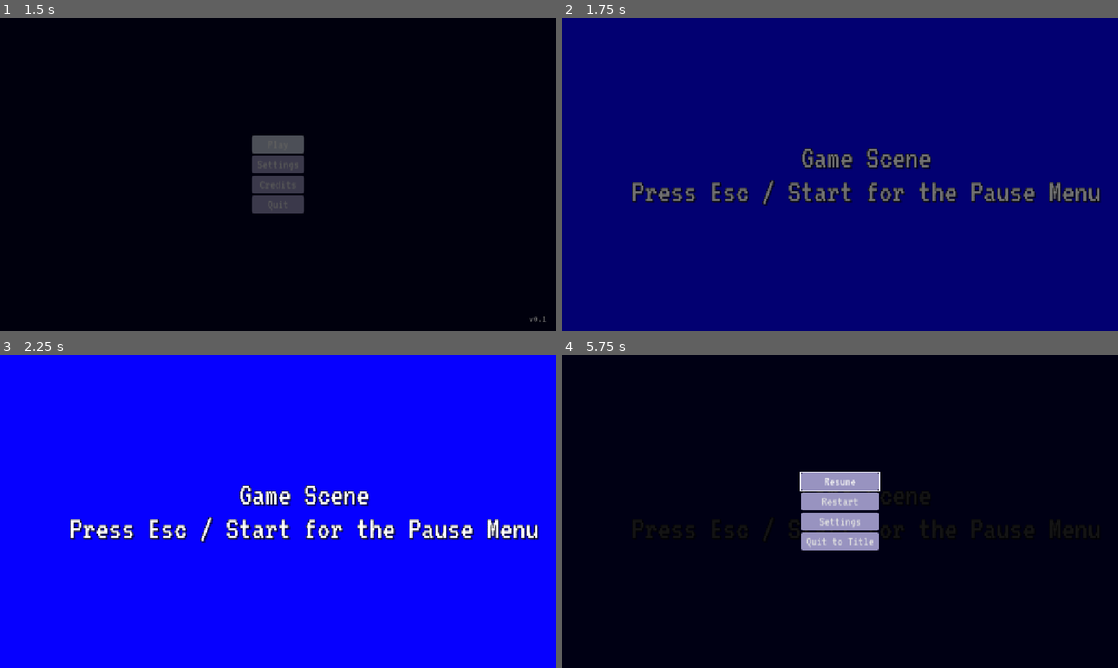
Above: before the commit, frames 1-4 (two rows, left to right).
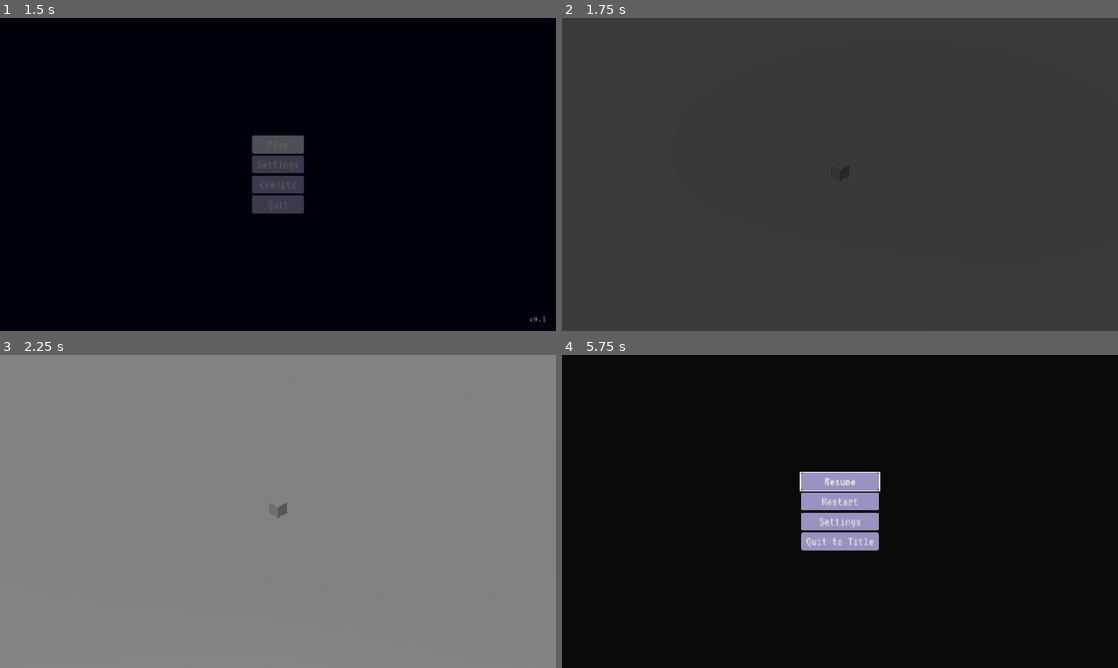
Above: after the commit, the same moments.

Repository: JeremyMarkWilcox/Tower-Defense
Game: Godot game, scene res://core/ui/boot.tscn
Same seed, same stepped clock (60 frames per second), same inputs: the game is played once before the commit and once after it. Sound files missing from this copy of the repository are replaced by a short silence.
Inputs (mouse positions are in pixels of both pictures, inside the frame that each line leads up to):
- Up to frame 1 (1.5 s): click "Credits" at 0.5 s; click "Play" at 1.25 s
- Up to frame 2 (1.75 s): no input
- Up to frame 3 (2.25 s): tap Enter at 2 s; move the mouse to (400, 495) at 2.02 s; hold Right (ui_right) from 2.03 s (still down); click (400, 495) at 2.17 s
- Up to frame 4 (5.75 s): tap Space at 2.75, 4.25 s; move the mouse to (728, 527) at 2.77 s; release Right (ui_right) at 2.78 s; hold Down (ui_down) 2.78-3.53 s; tap Enter at 3.5, 5 s; move the mouse to (895, 442) at 3.52 s; hold Right (ui_right) 3.53-4.28 s; move the mouse to (812, 574) at 4.27 s; hold Up (ui_up) 4.28-5.03 s; click (812, 574) at 4.42 s; move the mouse to (1006, 558) at 5.02 s; hold Left (ui_left) from 5.03 s (still down); tap Escape (pause) at 5.65 s

Frame 1 is identical in both runs. In frame 2, 100% of the frame differs, in the area x 0-100%, y 0-100%; in frame 3, 100%; in frame 4, less than 0.1%.

Commit message:
Started creating the base game

Diff:
--- a/core/ui/title.tscn
+++ b/core/ui/title.tscn
@@ -14,7 +14,7 @@
 grow_horizontal = 2
 grow_vertical = 2
 script = ExtResource("1_s5xim")
-game_scene = "uid://dpeqdxb317lrk"
+game_scene = "uid://bghavjkofsdd7"
 music = ExtResource("2_4snhl")
 play_button = NodePath("VBoxContainer/PlayButton")
 settings_button = NodePath("VBoxContainer/Settings")
--- /dev/null
+++ b/game/data/enemies/cultist.tres
@@ -0,0 +1,9 @@
+[gd_resource type="Resource" script_class="EnemyData" format=3 uid="uid://crniaq8n2b6bv"]
+
+[ext_resource type="Script" uid="uid://dynep1f7hnh6a" path="res://game/data/enemy_data.gd" id="1_uele5"]
+
+[resource]
+script = ExtResource("1_uele5")
+display_name = "Cultist"
+bounty = 2
+metadata/_custom_type_script = "uid://dynep1f7hnh6a"
--- /dev/null
+++ b/game/data/enemies/greater_demon.tres
@@ -0,0 +1,12 @@
+[gd_resource type="Resource" script_class="EnemyData" format=3 uid="uid://4ksplexl1tsu"]
+
+[ext_resource type="Script" uid="uid://dynep1f7hnh6a" path="res://game/data/enemy_data.gd" id="1_wnnh2"]
+
+[resource]
+script = ExtResource("1_wnnh2")
+move_speed = 0.1
+max_health = 300
+stronghold_damage = 50
+bounty = 100
+is_boss = true
+metadata/_custom_type_script = "uid://dynep1f7hnh6a"
--- /dev/null
+++ b/game/data/enemy_data.gd
@@ -0,0 +1,14 @@
+class_name EnemyData
+extends Resource
+## Stats for one enemy type. Make one .tres per type.
+
+@export var display_name := "Enemy"
+## The enemy scene to spawn. WaveManager hands this data to it on spawn,
+## so the scene itself never stores an EnemyData (avoids a circular reference).
+@export var scene: PackedScene
+@export_range(0.1, 20.0, 0.1, "suffix:m/s") var move_speed := 2.0
+@export_range(1, 10000) var max_health := 10
+@export_range(0, 1000) var stronghold_damage := 1
+@export_range(0, 1000) var bounty := 1
+## Killing a boss wins the run.
+@export var is_boss := false
--- /dev/null
+++ b/game/data/spawn_group.gd
@@ -0,0 +1,9 @@
+class_name SpawnGroup
+extends Resource
+## A batch of one enemy type inside a wave.
+
+@export var enemy: EnemyData
+@export_range(1, 200) var count := 5
+@export_range(0.05, 10.0, 0.05, "suffix:s") var interval := 1.0
+## Seconds after the wave starts before this group begins.
+@export_range(0.0, 120.0, 0.5, "suffix:s") var start_delay := 0.0
--- /dev/null
+++ b/game/data/wave_definition.gd
@@ -0,0 +1,9 @@
+class_name WaveDefinition
+extends Resource
+## One wave: what spawns, how long until the next wave, and the early-call reward.
+
+@export var groups: Array[SpawnGroup] = []
+## Seconds until the next wave starts on its own.
+@export_range(1.0, 300.0, 0.5, "suffix:s") var duration := 20.0
+## Gold for calling the next wave before this one's timer runs out.
+@export_range(0, 1000) var early_call_bonus := 3
--- /dev/null
+++ b/game/data/waves/wave_01.tres
@@ -0,0 +1,25 @@
+[gd_resource type="Resource" script_class="WaveDefinition" format=3 uid="uid://uaiismft5nub"]
+
+[ext_resource type="Script" uid="uid://cmo6to4a6tibi" path="res://game/data/spawn_group.gd" id="1_4buek"]
+[ext_resource type="Resource" uid="uid://crniaq8n2b6bv" path="res://game/data/enemies/cultist.tres" id="2_fy15y"]
+[ext_resource type="Script" uid="uid://bvroyv8j4sgmi" path="res://game/data/wave_definition.gd" id="2_x3uce"]
+
+[sub_resource type="Resource" id="Resource_7gs6h"]
+script = ExtResource("1_4buek")
+enemy = ExtResource("2_fy15y")
+metadata/_custom_type_script = "uid://cmo6to4a6tibi"
+
+[sub_resource type="Resource" id="Resource_wo47w"]
+script = ExtResource("1_4buek")
+enemy = ExtResource("2_fy15y")
+metadata/_custom_type_script = "uid://cmo6to4a6tibi"
+
+[sub_resource type="Resource" id="Resource_kba43"]
+script = ExtResource("1_4buek")
+enemy = ExtResource("2_fy15y")
+metadata/_custom_type_script = "uid://cmo6to4a6tibi"
+
+[resource]
+script = ExtResource("2_x3uce")
+groups = Array[ExtResource("1_4buek")]([SubResource("Resource_7gs6h"), SubResource("Resource_wo47w"), SubResource("Resource_kba43")])
+metadata/_custom_type_script = "uid://bvroyv8j4sgmi"
--- /dev/null
+++ b/game/data/waves/wave_02.tres
@@ -0,0 +1,8 @@
+[gd_resource type="Resource" script_class="WaveDefinition" format=3 uid="uid://bpny3ka8b2xq5"]
+
+[ext_resource type="Script" uid="uid://cmo6to4a6tibi" path="res://game/data/spawn_group.gd" id="1_0q6rk"]
+[ext_resource type="Script" uid="uid://bvroyv8j4sgmi" path="res://game/data/wave_definition.gd" id="2_7ttnh"]
+
+[resource]
+script = ExtResource("2_7ttnh")
+metadata/_custom_type_script = "uid://bvroyv8j4sgmi"
--- /dev/null
+++ b/game/data/waves/wave_03.tres
@@ -0,0 +1,8 @@
+[gd_resource type="Resource" script_class="WaveDefinition" format=3 uid="uid://cb0dfd6owlsiq"]
+
+[ext_resource type="Script" uid="uid://cmo6to4a6tibi" path="res://game/data/spawn_group.gd" id="1_u5ujo"]
+[ext_resource type="Script" uid="uid://bvroyv8j4sgmi" path="res://game/data/wave_definition.gd" id="2_wsuxj"]
+
+[resource]
+script = ExtResource("2_wsuxj")
+metadata/_custom_type_script = "uid://bvroyv8j4sgmi"
--- a/game/game.gd
+++ /dev/null
@@ -1,43 +0,0 @@
-extends Control
-
-@export var music: AudioStream
-@export var pause_menu: BaseMenu
-@export var win_screen: BaseMenu
-@export var game_over_screen: BaseMenu
-
-var _last_window_size := Vector2i.ZERO
-
-
-func _ready() -> void:
-	Audio.play_music(music)
-	Debug.win_requested.connect(_on_debug_win)
-	Debug.lose_requested.connect(_on_debug_lose)
-	if OS.has_feature("web"):
-		_last_window_size = get_window().size
-		get_window().size_changed.connect(_on_window_size_changed)
-
-
-func _on_window_size_changed() -> void:
-	var new_size := get_window().size
-	# Leaving fullscreen (Esc in a browser) shrinks the window: pause.
-	# Growing (entering fullscreen) doesn't pause.
-	if new_size.x * new_size.y < _last_window_size.x * _last_window_size.y \
-			and not MenuManager.is_menu_open():
-		MenuManager.open_menu(pause_menu)
-	_last_window_size = new_size
-
-
-func _unhandled_input(event: InputEvent) -> void:
-	if event.is_action_pressed("pause") and not MenuManager.is_menu_open():
-		MenuManager.open_menu(pause_menu)
-		get_viewport().set_input_as_handled()
-
-
-func _on_debug_win() -> void:
-	if not MenuManager.is_menu_open():
-		MenuManager.open_menu(win_screen)
-
-
-func _on_debug_lose() -> void:
-	if not MenuManager.is_menu_open():
-		MenuManager.open_menu(game_over_screen)
--- a/game/game.tscn
+++ b/game/game.tscn
@@ -1,91 +1,54 @@
-[gd_scene format=3 uid="uid://dpeqdxb317lrk"]
+[gd_scene format=3 uid="uid://bghavjkofsdd7"]
 
-[ext_resource type="Script" uid="uid://qy4it252asph" path="res://game/game.gd" id="1_qdja7"]
-[ext_resource type="AudioStream" uid="uid://4qr4upba6mol" path="res://assets/sounds/music/duty_calls.mp3" id="2_i75et"]
+[ext_resource type="Script" uid="uid://cki8h873psykx" path="res://game/managers/game_manager.gd" id="1_l1rk1"]
 [ext_resource type="PackedScene" uid="uid://clc41ipfan7bu" path="res://core/ui/pause_menu.tscn" id="2_m71xk"]
-[ext_resource type="Theme" uid="uid://big3vhu7k1hbb" path="res://core/theme/base_theme.tres" id="3_l8g03"]
 [ext_resource type="PackedScene" uid="uid://dr52lc4bvyyj7" path="res://core/ui/settings_menu.tscn" id="3_m71xk"]
 [ext_resource type="PackedScene" uid="uid://cyyymtcnpcy60" path="res://core/ui/end_screen.tscn" id="5_adwu5"]
-[ext_resource type="AudioStream" uid="uid://b8d08d24ieooh" path="res://assets/sounds/music/kayak.mp3" id="6_knu3h"]
-[ext_resource type="AudioStream" uid="uid://c476cpsaki108" path="res://assets/sounds/music/game_over.ogg" id="7_1vmna"]
+[ext_resource type="PackedScene" uid="uid://ddt1m8s6wg7ju" path="res://core/ui/credits.tscn" id="6_dakft"]
 [ext_resource type="PackedScene" uid="uid://cniox0c88ga5l" path="res://core/ui/controls_menu.tscn" id="8_wmqhs"]
 
-[node name="Game" type="Control" unique_id=670230050 node_paths=PackedStringArray("pause_menu", "win_screen", "game_over_screen")]
-layout_mode = 3
-anchors_preset = 15
-anchor_right = 1.0
-anchor_bottom = 1.0
-grow_horizontal = 2
-grow_vertical = 2
-script = ExtResource("1_qdja7")
-music = ExtResource("2_i75et")
-pause_menu = NodePath("PauseMenu")
-win_screen = NodePath("WinScreen")
-game_over_screen = NodePath("GameOverScreen")
+[sub_resource type="PlaneMesh" id="PlaneMesh_ra2i3"]
 
-[node name="Background" type="ColorRect" parent="." unique_id=1037094621]
-layout_mode = 1
-anchors_preset = 15
-anchor_right = 1.0
-anchor_bottom = 1.0
-grow_horizontal = 2
-grow_vertical = 2
-color = Color(0.023529412, 0, 1, 1)
+[sub_resource type="BoxMesh" id="BoxMesh_ra2i3"]
 
-[node name="PlaceHolder" type="Label" parent="." unique_id=850699072]
-layout_mode = 1
-anchors_preset = 8
-anchor_left = 0.5
-anchor_top = 0.5
-anchor_right = 0.5
-anchor_bottom = 0.5
-offset_left = -20.0
-offset_top = -11.5
-offset_right = 20.0
-offset_bottom = 11.5
-grow_horizontal = 2
-grow_vertical = 2
-theme = ExtResource("3_l8g03")
-theme_type_variation = &"TitleLabel"
-text = "    Game Scene
-    Press Esc / Start for the Pause Menu"
-horizontal_alignment = 1
+[node name="Game" type="Node3D" unique_id=1433756563]
 
-[node name="VBoxContainer" type="VBoxContainer" parent="." unique_id=2023108572]
-layout_mode = 1
-anchors_preset = 8
-anchor_left = 0.5
-anchor_top = 0.5
-anchor_right = 0.5
-anchor_bottom = 0.5
-offset_left = -69.0
-offset_top = -50.5
-offset_right = 69.0
-offset_bottom = 50.5
-grow_horizontal = 2
-grow_vertical = 2
+[node name="World" type="Node3D" parent="." unique_id=1336092557]
 
-[node name="PauseMenu" parent="." unique_id=1641965247 node_paths=PackedStringArray("settings_menu") instance=ExtResource("2_m71xk")]
-visible = false
-layout_mode = 1
+[node name="Camera3D" type="Camera3D" parent="World" unique_id=2106176760]
+transform = Transform3D(0.70710677, -0.4055798, 0.579228, 0, 0.81915206, 0.57357645, -0.70710677, -0.4055798, 0.579228, 14, 14, 14)
+projection = 1
+size = 24.0
+
+[node name="DirectionalLight3D" type="DirectionalLight3D" parent="World" unique_id=1994589766]
+transform = Transform3D(0.8660254, -0.38302222, 0.32139382, 0, 0.64278764, 0.76604444, -0.5, -0.66341394, 0.5566704, 0, 0, 0)
+
+[node name="Ground" type="MeshInstance3D" parent="World" unique_id=311498323]
+transform = Transform3D(40, 0, 0, 0, 40, 0, 0, 0, 40, 0, 0, 0)
+mesh = SubResource("PlaneMesh_ra2i3")
+
+[node name="Stronghold" type="MeshInstance3D" parent="World" unique_id=475187574]
+transform = Transform3D(1, 0, 0, 0, 1, 0, 0, 0, 1, 0, 0.52057624, 0)
+mesh = SubResource("BoxMesh_ra2i3")
+
+[node name="Systems" type="Node" parent="." unique_id=1873627118]
+
+[node name="GameManager" type="Node" parent="Systems" unique_id=181638440 node_paths=PackedStringArray("pause_menu", "win_screen", "game_over_screen")]
+script = ExtResource("1_l1rk1")
+pause_menu = NodePath("../../UI/PauseMenu")
+win_screen = NodePath("../../UI/EndScreen")
+game_over_screen = NodePath("../../UI/EndScreen")
+
+[node name="UI" type="CanvasLayer" parent="." unique_id=851109597]
+
+[node name="PauseMenu" parent="UI" unique_id=1641965247 node_paths=PackedStringArray("settings_menu") instance=ExtResource("2_m71xk")]
 settings_menu = NodePath("../SettingsMenu")
 
-[node name="SettingsMenu" parent="." unique_id=662873383 node_paths=PackedStringArray("controls_menu") instance=ExtResource("3_m71xk")]
-visible = false
-layout_mode = 1
+[node name="SettingsMenu" parent="UI" unique_id=662873383 node_paths=PackedStringArray("controls_menu") instance=ExtResource("3_m71xk")]
 controls_menu = NodePath("../ControlsMenu")
 
-[node name="WinScreen" parent="." unique_id=1090858386 instance=ExtResource("5_adwu5")]
-visible = false
-layout_mode = 1
-heading_text = "You Win!"
-music = ExtResource("6_knu3h")
+[node name="ControlsMenu" parent="UI" unique_id=1503134691 instance=ExtResource("8_wmqhs")]
 
-[node name="GameOverScreen" parent="." unique_id=576888152 instance=ExtResource("5_adwu5")]
-visible = false
-layout_mode = 1
-stinger = ExtResource("7_1vmna")
+[node name="EndScreen" parent="UI" unique_id=1090858386 instance=ExtResource("5_adwu5")]
 
-[node name="ControlsMenu" parent="." unique_id=1503134691 instance=ExtResource("8_wmqhs")]
-visible = false
-layout_mode = 1
+[node name="Credits" parent="UI" unique_id=1391844769 instance=ExtResource("6_dakft")]
--- /dev/null
+++ b/game/managers/game_manager.gd
@@ -0,0 +1,63 @@
+class_name GameManager
+extends Node
+## Owns the run: setup, active play, victory and defeat.
+## Restart is handled by SceneManager reloading the scene, so no manual cleanup.
+
+enum RunState { SETUP, ACTIVE, VICTORY, DEFEAT }
+
+@export var music: AudioStream
+@export var pause_menu: BaseMenu
+@export var win_screen: BaseMenu
+@export var game_over_screen: BaseMenu
+
+var state: RunState = RunState.SETUP
+
+var _last_window_size := Vector2i.ZERO
+
+
+func _ready() -> void:
+	Audio.play_music(music)
+	Debug.win_requested.connect(_win)
+	Debug.lose_requested.connect(_lose)
+	if OS.has_feature("web"):
+		_last_window_size = get_window().size
+		get_window().size_changed.connect(_on_window_size_changed)
+	_start_run()
+
+
+func _start_run() -> void:
+	# Later steps: reset gold, start the wave schedule.
+	state = RunState.ACTIVE
+
+
+func _win() -> void:
+	if state != RunState.ACTIVE:
+		return  # the outcome is decided once
+	state = RunState.VICTORY
+	MenuManager.close_all()
+	MenuManager.open_menu(win_screen)
+
+
+func _lose() -> void:
+	if state != RunState.ACTIVE:
+		return
+	state = RunState.DEFEAT
+	MenuManager.close_all()
+	MenuManager.open_menu(game_over_screen)
+
+
+func _unhandled_input(event: InputEvent) -> void:
+	if state != RunState.ACTIVE:
+		return
+	if event.is_action_pressed("pause") and not MenuManager.is_menu_open():
+		MenuManager.open_menu(pause_menu)
+		get_viewport().set_input_as_handled()
+
+
+func _on_window_size_changed() -> void:
+	var new_size := get_window().size
+	# Leaving fullscreen (Esc in a browser) shrinks the window: pause.
+	if new_size.x * new_size.y < _last_window_size.x * _last_window_size.y \
+			and state == RunState.ACTIVE and not MenuManager.is_menu_open():
+		MenuManager.open_menu(pause_menu)
+	_last_window_size = new_size
Not shown, added: game/data/enemy_data.gd.uid
Not shown, added: game/data/spawn_group.gd.uid
Not shown, added: game/data/wave_definition.gd.uid
Not shown, removed: game/game.gd.uid
Not shown, added: game/managers/game_manager.gd.uid
